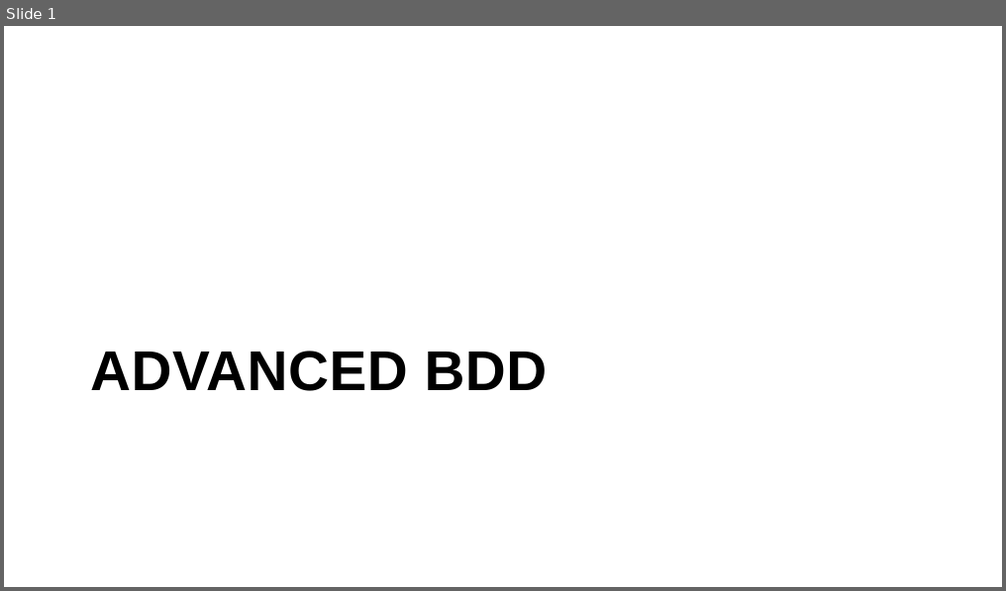
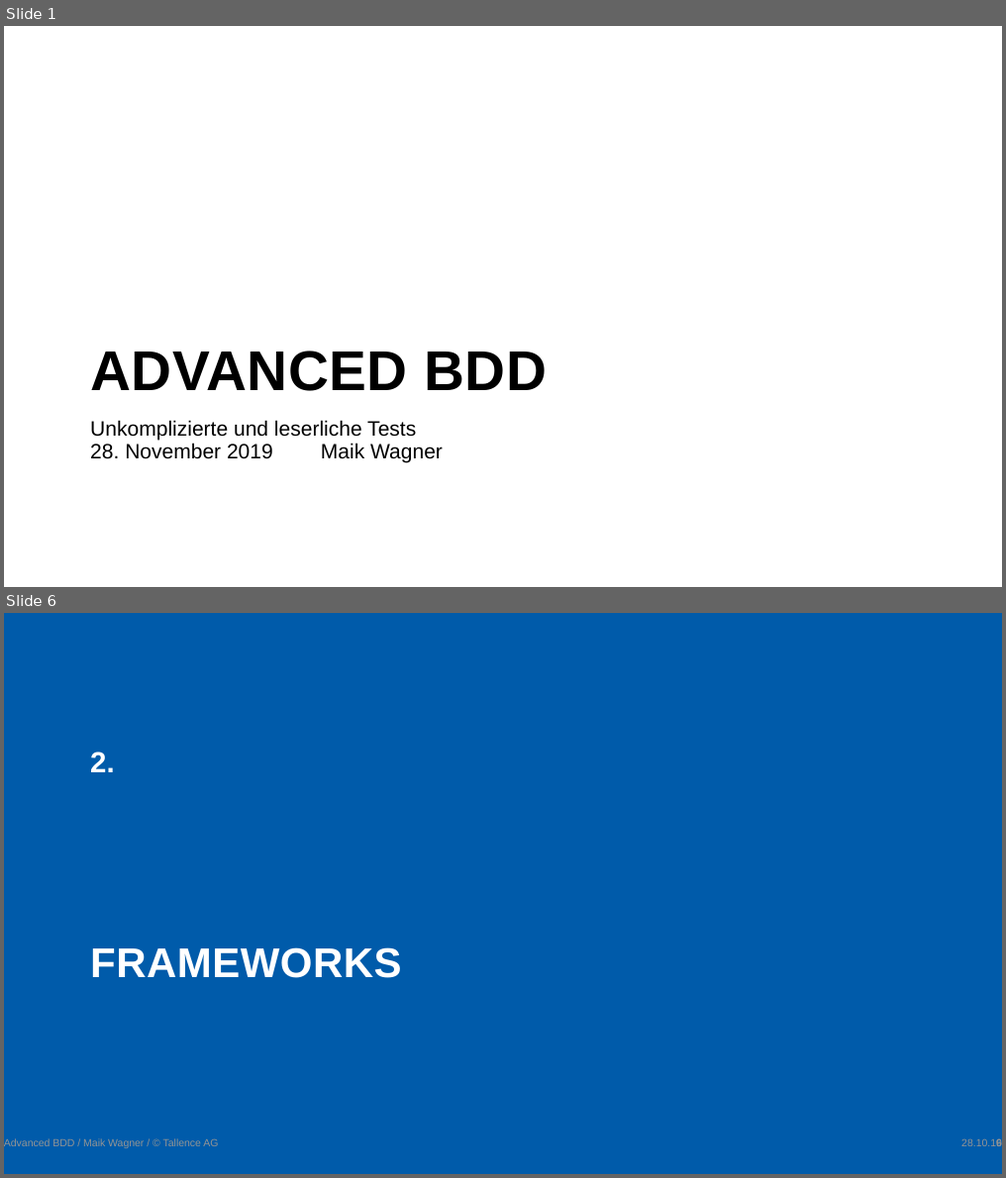
Before and after one commit to wolffj1995/AdvancedBDD, a slide deck: AdvancedBdd.pptx. Shown one above the other, each under a label of ours: slide 1 before the commit, slides 1 and 6 after it; the slides between them are not shown. The pictures are 1006x591 and 1006x1178 pixels, drawn with LibreOffice and Linux fonts; fonts in the diff are those of the drawing; background and template pictures are left out. Boxes give left, top, right and bottom in pixels: in the first picture for what was removed or moved away, otherwise in the second. Text is boxed around its words. In the diff, an @@ line names an element or a change of style, - is before the commit and + after.

```diff
--- a/AdvancedBdd.pptx
+++ b/AdvancedBdd.pptx
@@ slide 6 added at box(4, 613, 1002, 1174), background #005BAA @@
@@ text added at box(90, 752, 114, 772), 28 pt, text #FFFFFF, bold @@
+2.
@@ title added at box(90, 948, 401, 978), 40 pt, text #FFFFFF, bold @@
+FRAMEWORKS
@@ text added at box(4, 1139, 218, 1149), 10 pt, text #949494 @@
+Advanced BDD / Maik Wagner / © Tallence AG
@@ text added at box(961, 1139, 1002, 1147), 10 pt, text #949494 @@
+28.10.19
@@ page number added at box(996, 1139, 1002, 1150), 10 pt, text #949494, bold @@
+6
@@ slide 1 changed as well @@
@@ subtitle added at box(90, 420, 416, 440), 20 pt, text #000000 @@
+Unkomplizierte und leserliche Tests
@@ text added at box(90, 443, 443, 464), 20 pt, text #000000 @@
+28. November 2019 Maik Wagner
```
Also in this commit, not shown: 12 other slides added.
